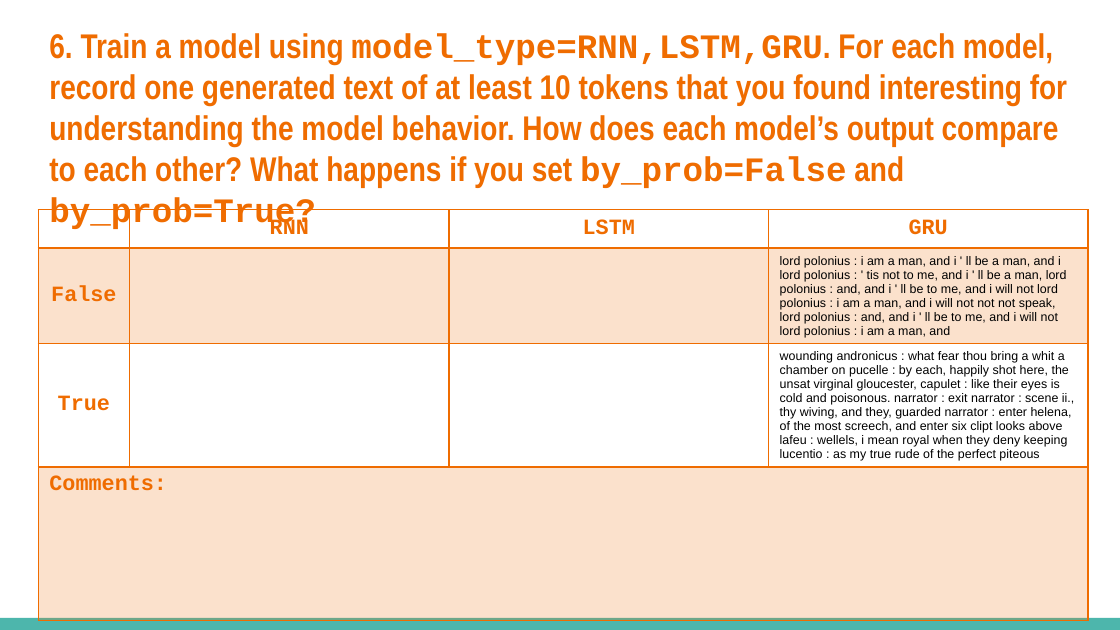
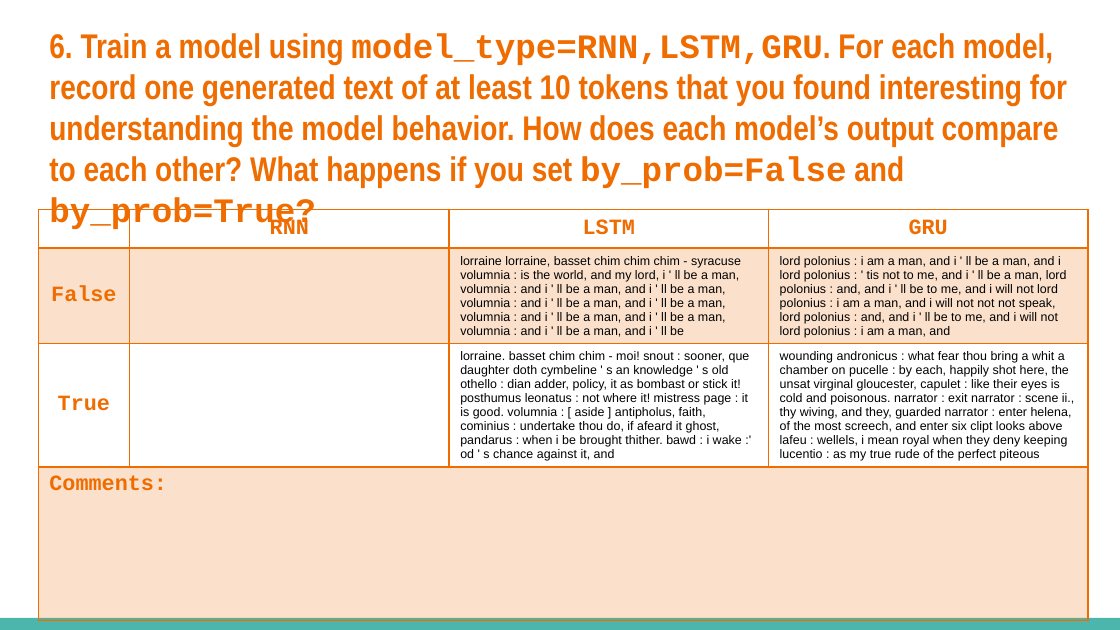
Before and after one commit to eding42/ece157b-hw1, a slide deck: slide 7 of Homework_1_Template.pptx. Drawn at 1120x630 pixels with LibreOffice and Linux fonts; fonts in the diff are those of the drawing. Boxes give left, top, right and bottom in pixels: in the first picture for what was removed or moved away, otherwise in the second. Text is boxed around its words. In the diff, an @@ line names an element or a change of style, - is before the commit and + after.

```diff
--- a/Homework_1_Template.pptx
+++ b/Homework_1_Template.pptx
@@ table at [38, 209, 1088, 630] @@
-row 2, column 3: 
+row 2, column 3: lorraine lorraine, basset chim chim chim - syracuse volumnia : is the world, and my lord, i ' ll be a man, volumnia : and i ' ll be a man, and i ' ll be a man, volumnia : and i ' ll be a man, and i ' ll be a man, volumnia : and i ' ll be a man, and i ' ll be a man, volumnia : and i ' ll be a man, and i ' ll be
-row 3, column 3: 
+row 3, column 3: lorraine. basset chim chim - moi! snout : sooner, que daughter doth cymbeline ' s an knowledge ' s old othello : dian adder, policy, it as bombast or stick it! posthumus leonatus : not where it! mistress page : it is good. volumnia : [ aside ] antipholus, faith, cominius : undertake thou do, if afeard it ghost, pandarus : when i be brought thither. bawd : i wake :' od ' s chance against it, and
```
Also in this commit, not shown: 1 other file.
